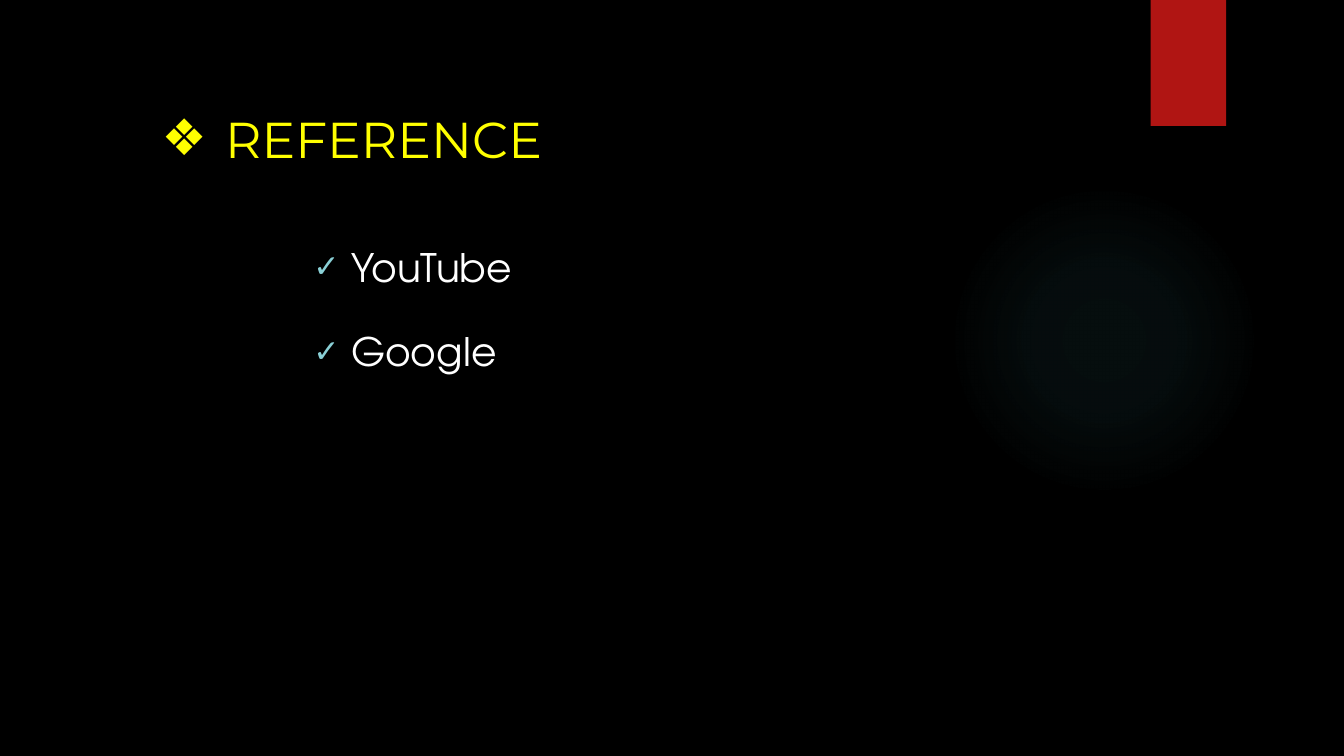
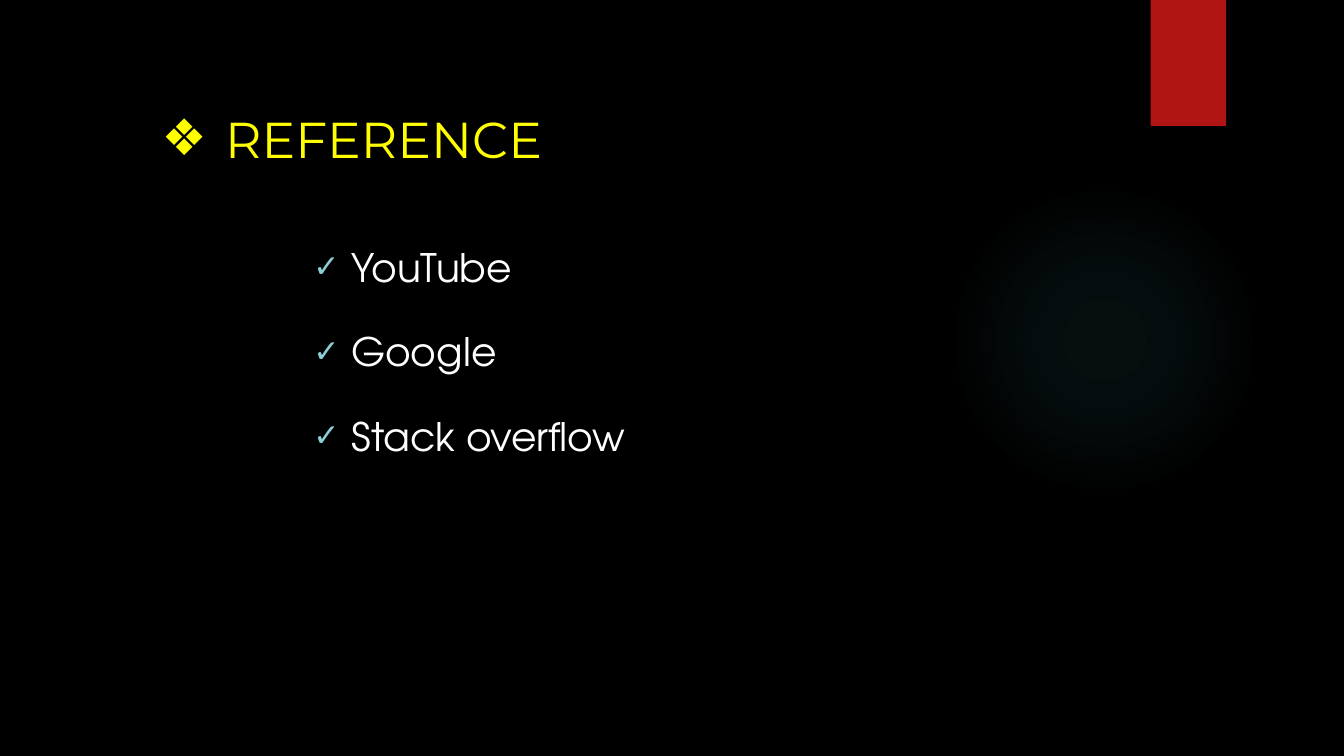
Before and after one commit to HENILCODES/Live_Chat_Flask, a slide deck: slide 14 of Project Live chat.pptx. Drawn at 1344x756 pixels with LibreOffice and Linux fonts; fonts in the diff are those of the drawing; background and template pictures are left out. Boxes give left, top, right and bottom in pixels: in the first picture for what was removed or moved away, otherwise in the second. Text is boxed around its words. In the diff, an @@ line names an element or a change of style, - is before the commit and + after.

```diff
--- a/Project Live chat.pptx
+++ b/Project Live chat.pptx
@@ subtitle at (351, 421, 625, 452): paragraph added @@
+✓ Stack overflow
```
Also in this commit, not shown: 5 other slides changed.
